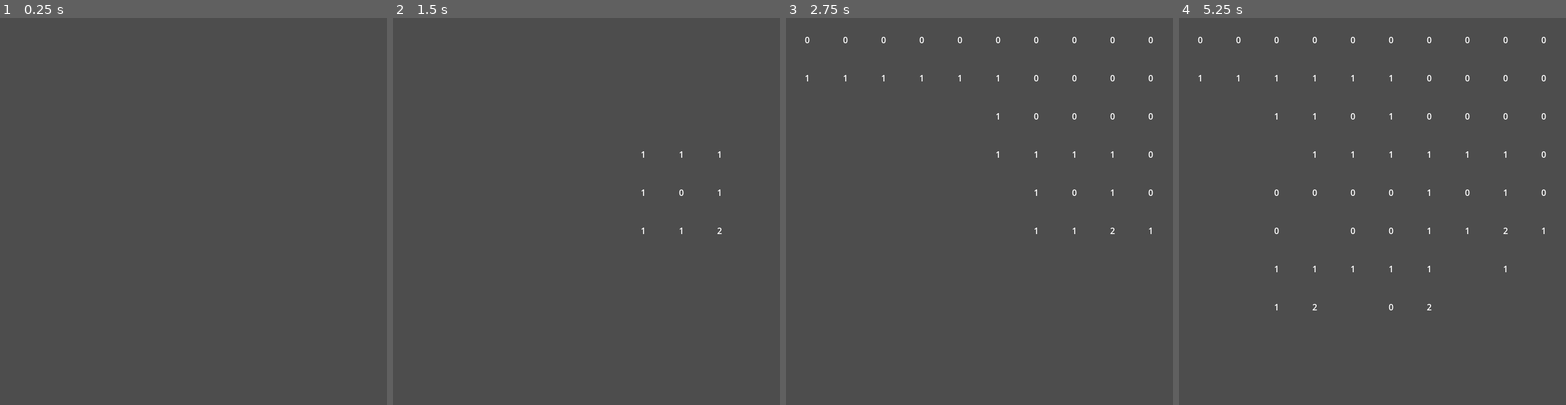
Above: before the commit, frames 1-4 (left to right).
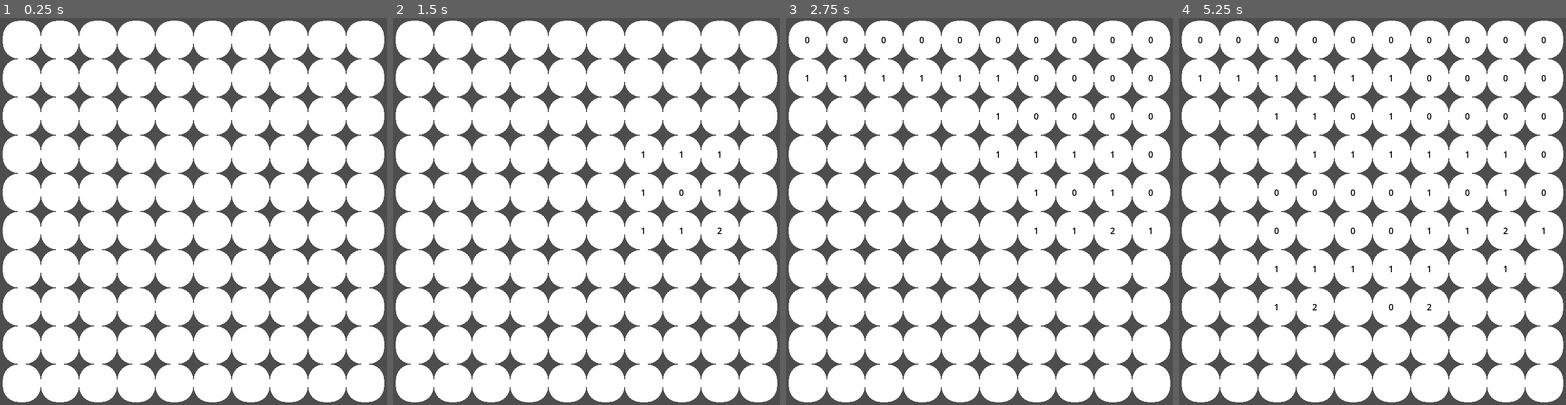
Above: after the commit, the same moments.

Repository: Dramura5088/mobile-minesweeper
Game: Godot game, scene res://minesweeper.tscn
Same seed, same stepped clock (60 frames per second), same inputs: the game is played once before the commit and once after it.
Inputs (mouse positions are in pixels of both pictures, inside the frame that each line leads up to):
- Up to frame 1 (0.25 s): no input
- Up to frame 2 (1.5 s): tap Enter at 0.5 s; move the mouse to (671, 192) at 0.52 s; click (671, 192) at 0.6 s; tap Space at 1.25 s; move the mouse to (509, 230) at 1.27 s; right-click (509, 230) at 1.35 s
- Up to frame 3 (2.75 s): tap Enter at 2 s; move the mouse to (1018, 126) at 2.02 s; click (1018, 126) at 2.1 s
- Up to frame 4 (5.25 s): tap Space at 2.75, 4.25 s; move the mouse to (1353, 288) at 2.77 s; right-click (1353, 288) at 2.85 s; tap Enter at 3.5 s; move the mouse to (1488, 269) at 3.52 s; click (1488, 269) at 3.6 s; move the mouse to (1256, 153) at 4.27 s; right-click (1256, 153) at 4.35 s; move the mouse to (1391, 211) at 5.02 s; click (1391, 211) at 5.1 s

The runs differ from the first frame. In frame 1, 81% of the frame differs, in the area x 0-100%, y 0-100%; in frame 2, 81%; in frame 3, 81%; in frame 4, 81%.

Commit message:
generate mesh and corner rounding
I have mastered my insanity and achieved godhood.

Diff:
--- a/gridManager.gd
+++ b/gridManager.gd
@@ -159,6 +159,7 @@
 			var offset: Vector2 = Vector2(0,screen_sizeScale.y/2)
 			draw_line(bottom_left + offset, bottom_right + offset, emptyTileColor, offset.y*2)
 
+		draw_circle(gridPos,.5,Color.ALICE_BLUE)
 		# Debug draw bomb location.
 		if grid[gridPos].isBomb && debug:
 			draw_circle(centre,bufferSize,Color.RED)
--- a/tile.gd
+++ b/tile.gd
@@ -13,6 +13,7 @@
 
 var meshPrefab: PackedScene
 var mesh: MeshInstance2D
+
 
 @warning_ignore("shadowed_variable")
 func _init(gridPosition: Vector2i, worldPosition:Vector2, tileScale:Vector2, isBomb: bool, meshPrefab: PackedScene,labelPrefab:PackedScene, parent:Node2D):
@@ -30,6 +31,11 @@
 	self.meshPrefab = meshPrefab
 	self.mesh = null
 
+	# MESH GEN SETUP
+	#self.meshTopLeft = Vector2(0,0)
+	#self.meshTopRight = Vector2(self.tileScale.x,0)
+	#self.meshBottomLeft = Vector2(0,-self.tileScale.y)
+	#self.meshBottomRight = Vector2(self.tileScale.x,-self.tileScale.y)
 
 
 func nearbyBombs(grid:Dictionary, lockedGrid:Dictionary ,unveilIfNoBombs:bool = true) -> int:
@@ -81,48 +87,82 @@
 	mesh.name += " X:" + str(gridPosition.x) + " Y:" + str(gridPosition.y)
 	self.mesh = mesh
 
-#@warning_ignore("unused_parameter")
-#func createCustomMesh(grid:Dictionary, lockedGrid:Dictionary):
-	#if self.mesh == null:
-		#createMesh()
-	#
-	#var a_mesh = ArrayMesh.new()
-	#var verticies := PackedVector3Array([
-		#Vector3(0,0,0) * tileScale.x,
-		#Vector3(1,0,0) * tileScale.x,
-		#Vector3(0,-1,0) * tileScale.x,
-	#])
-	#
-	#var indicies := PackedInt32Array([
-		#0,1,2
-	#])
-#
-	#var array = []
-	#array.resize(Mesh.ARRAY_MAX)
-	#array[Mesh.ARRAY_VERTEX] = verticies
-	#array[Mesh.ARRAY_INDEX] = indicies
-	#a_mesh.add_surface_from_arrays(Mesh.PRIMITIVE_TRIANGLES, array)
-	#self.mesh.mesh = a_mesh
-	#print(a_mesh)
-
 func createCustomMesh():
-
 	if self.mesh == null:
 		createMesh()
 
 	var st = SurfaceTool.new()
 	st.begin(Mesh.PRIMITIVE_TRIANGLES)
 
-	st.add_vertex(Vector3(0,0,0))
-	st.add_vertex(Vector3(1,0,0))
-	st.add_vertex(Vector3(0,1,0))
+	# MESH GEN
+	var meshTopLeft:Vector2 		= Vector2(0,tileScale.y)
+	var meshTopRight:Vector2 		= Vector2(tileScale.x,tileScale.y)
+	var meshBottomLeft:Vector2 		= Vector2(0,0)
+	var meshBottomRight:Vector2 	= Vector2(tileScale.x, 0)
 
+	var precision:int = 10
 
-	var mesh = st.commit()
-	self.mesh.mesh=mesh
+	var center 						= tileScale/2.0
+	var meshMiddleLeft:Vector2 		= Vector2(0.0,tileScale.y/2.0)
+	var meshMiddleRight:Vector2 	= Vector2(tileScale.x, tileScale.y/2.0)
+	var meshMiddleTop:Vector2 		= Vector2(tileScale.x/2.0,tileScale.y)
+	var meshMiddleBottom:Vector2 	= Vector2(tileScale.x/2.0,0)
 
-func createQuad(topLeft:Vector3, topRight:Vector3, bottomLeft:Vector3, bottomRight:Vector3):
-	pass
+	# TOP LEFT
+	for vertex in createMeshCurvedCorner(10.0, meshTopLeft, meshMiddleTop, meshMiddleLeft, center, true, false, false, false):
+		st.add_vertex(vertex)
 
-func bezierCurvePoint(start:Vector3, mid:Vector3, end:Vector3, t:float):
-	pass
+	# TOP RIGHT
+	for vertex in createMeshCurvedCorner(10.0, meshMiddleTop, meshTopRight, center, meshMiddleRight, false, true, false, false):
+		st.add_vertex(vertex)
+
+	# BOT LEFT
+	for vertex in createMeshCurvedCorner(10.0, meshMiddleLeft, center, meshBottomLeft, meshMiddleBottom, false, false, true, false):
+		st.add_vertex(vertex)
+
+	# BOT RIGHT
+	for vertex in createMeshCurvedCorner(10.0, center, meshMiddleRight, meshMiddleBottom, meshBottomRight, false, false, false, true):
+		st.add_vertex(vertex)
+
+	self.mesh.mesh=st.commit()
+
+func createMeshCurvedCorner(precision:int, topLeft:Vector2, topRight:Vector2, bottomLeft:Vector2, bottomRight:Vector2, curvedTL:bool, curvedTR:bool, curvedBL:bool, curvedBR:bool) -> Array:
+	var verticies:Array = []
+	for i in range(precision):
+		var i_next_normalized:float = float(i+1) / float(precision)
+		var i_normalized:float = float(i) / float(precision)
+
+		var y_top 		= tileScale.y/2.0 * i_next_normalized
+		var y_bottom 	= tileScale.y/2.0 * i_normalized
+
+		var TL:Vector2 = bottomLeft + Vector2(0, y_top)
+		var TR:Vector2 = bottomLeft + Vector2(tileScale.y/2, y_top)
+		var BL:Vector2 = bottomLeft + Vector2(0, y_bottom)
+		var BR:Vector2 = bottomLeft + Vector2(tileScale.x/2, y_bottom)
+
+		if curvedTL:
+			TL = bezierCurvePoint(bottomLeft, topLeft, topRight, i_next_normalized)
+			BL = bezierCurvePoint(bottomLeft, topLeft, topRight, i_normalized)
+		elif curvedTR:
+			TR = bezierCurvePoint(bottomRight, topRight, topLeft, i_next_normalized)
+			BR = bezierCurvePoint(bottomRight, topRight, topLeft, i_normalized)
+		elif curvedBL:
+			TL = bezierCurvePoint(bottomRight, bottomLeft, topLeft, i_next_normalized)
+			BL = bezierCurvePoint(bottomRight, bottomLeft, topLeft, i_normalized)
+		elif curvedBR:
+			TR = bezierCurvePoint(bottomLeft, bottomRight, topRight, i_next_normalized)
+			BR = bezierCurvePoint(bottomLeft, bottomRight, topRight, i_normalized)
+
+		for vertex in createQuadList(TL, TR, BL, BR):
+			verticies.append(Vector3(vertex.x,vertex.y,0))
+
+	return verticies
+
+func createQuadList(topLeft:Vector2, topRight:Vector2, bottomLeft:Vector2, bottomRight:Vector2) -> Array:
+	return [ topLeft, topRight, bottomLeft, topRight, bottomRight, bottomLeft]
+
+func bezierCurvePoint(start:Vector2, mid:Vector2, end:Vector2, midTime:float) -> Vector2:
+	var t:float = midTime
+	var rt:float = 1.0 - t
+	# b(t) = (1-t)^2 * b0 + 2t(1-t)b1 + t^2 * b2
+	return (rt * rt * start) + (2 * t * rt * mid) + (t * t * end);
--- a/tileLabel.tscn
+++ b/tileLabel.tscn
@@ -17,9 +17,8 @@
 [node name="Label" type="Label"]
 offset_right = 100.0
 offset_bottom = 100.0
+theme_override_colors/font_color = Color(0, 0, 0, 1)
 text = "0"
 horizontal_alignment = 1
 vertical_alignment = 1
 script = SubResource("GDScript_1h3lw")
-
-[node name="MeshInstance2D" type="MeshInstance2D" parent="."]
--- a/tileMesh.tscn
+++ b/tileMesh.tscn
@@ -4,4 +4,5 @@
 light_mode = 1
 
 [node name="TileMesh" type="MeshInstance2D"]
+z_index = -1
 material = SubResource("CanvasItemMaterial_aqvye")
